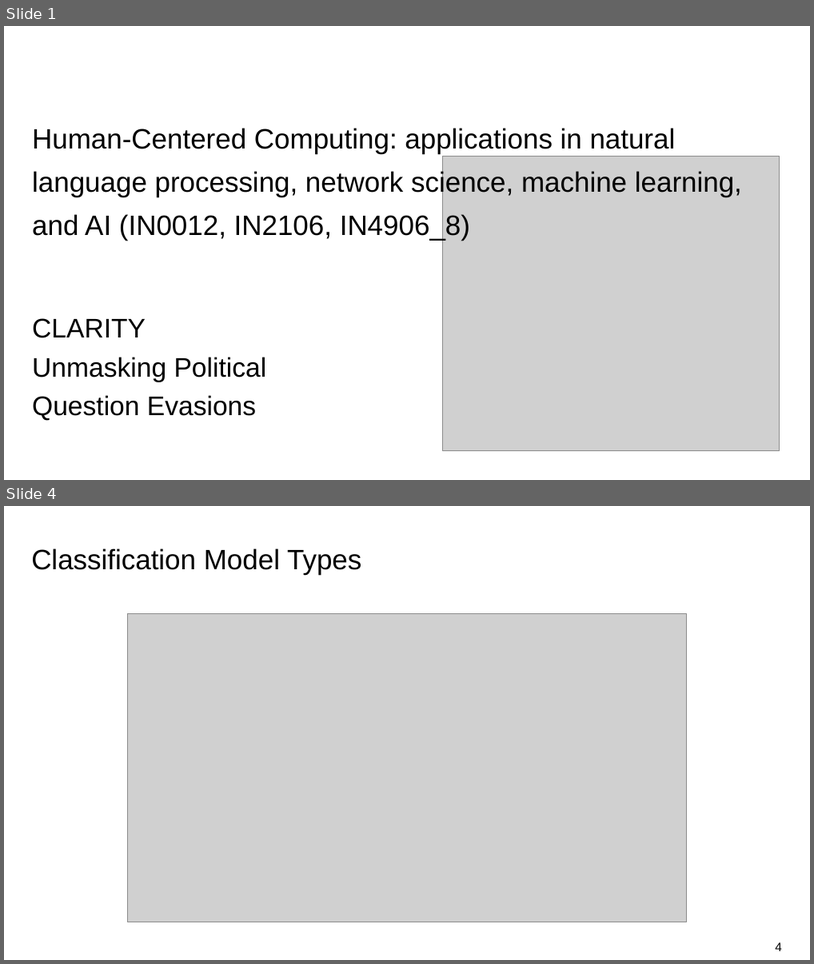
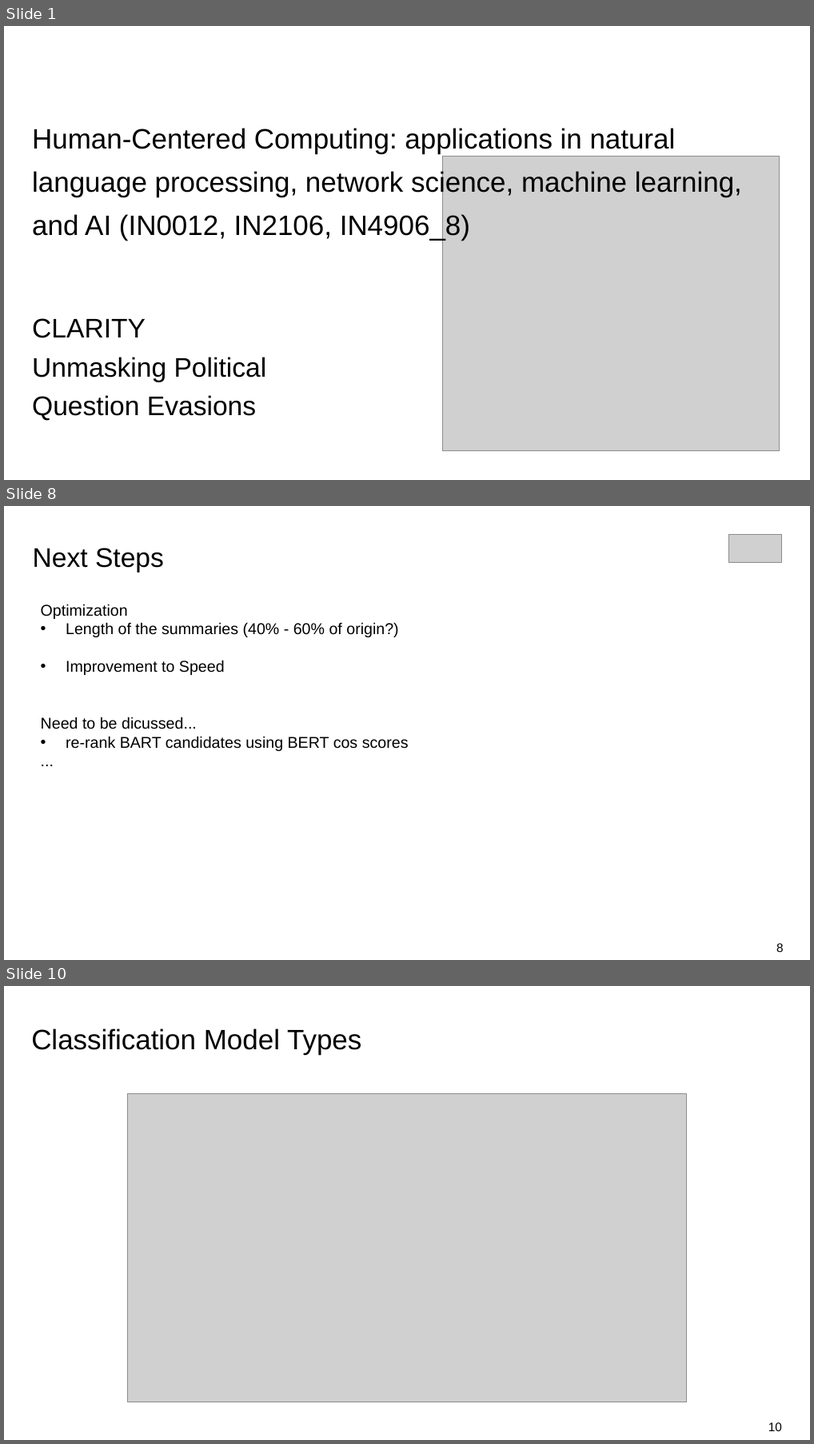
Before and after one commit to omarelbeltagy/clarity, a slide deck: assets/presentation/03 - Pipeline and Initial Experiments.pptx. Shown one above the other, each under a label of ours: slides 1 and 4 before the commit, slides 1, 8 and 10 after it; the slides between them are not shown. The pictures are 814x964 and 814x1444 pixels, drawn with LibreOffice and Linux fonts; fonts in the diff are those of the drawing; grey boxes stand for pictures; background and template pictures are left out. Boxes give left, top, right and bottom in pixels: in the first picture for what was removed or moved away, otherwise in the second. Text is boxed around its words. In the diff, an @@ line names an element or a change of style, - is before the commit and + after.

```diff
--- a/assets/presentation/03 - Pipeline and Initial Experiments.pptx
+++ b/assets/presentation/03 - Pipeline and Initial Experiments.pptx
@@ slide 8 added at (4, 506, 810, 960), background #FFFFFF @@
@@ text added at (33, 548, 164, 572), 24 pt, text #000000 @@
+Next Steps
@@ picture added at (729, 534, 782, 562) @@
@@ text added at (41, 604, 409, 751), 14 pt, text #000000 @@
+Optimization
+• Length of the summaries (40% - 60% of origin?)
+• Improvement to Speed
+Need to be dicussed...
+• re-rank BART candidates using BERT cos scores
+...
@@ text added at (777, 943, 784, 952), 11 pt, text #000000 @@
+8
@@ what was slide 4 is now slide 10 @@
@@ page number at (769, 1422, 782, 1431): text changed @@
-4
+10
```
Also in this commit, not shown: 4 slides changed, 7 other slides added, 6 slides removed.
